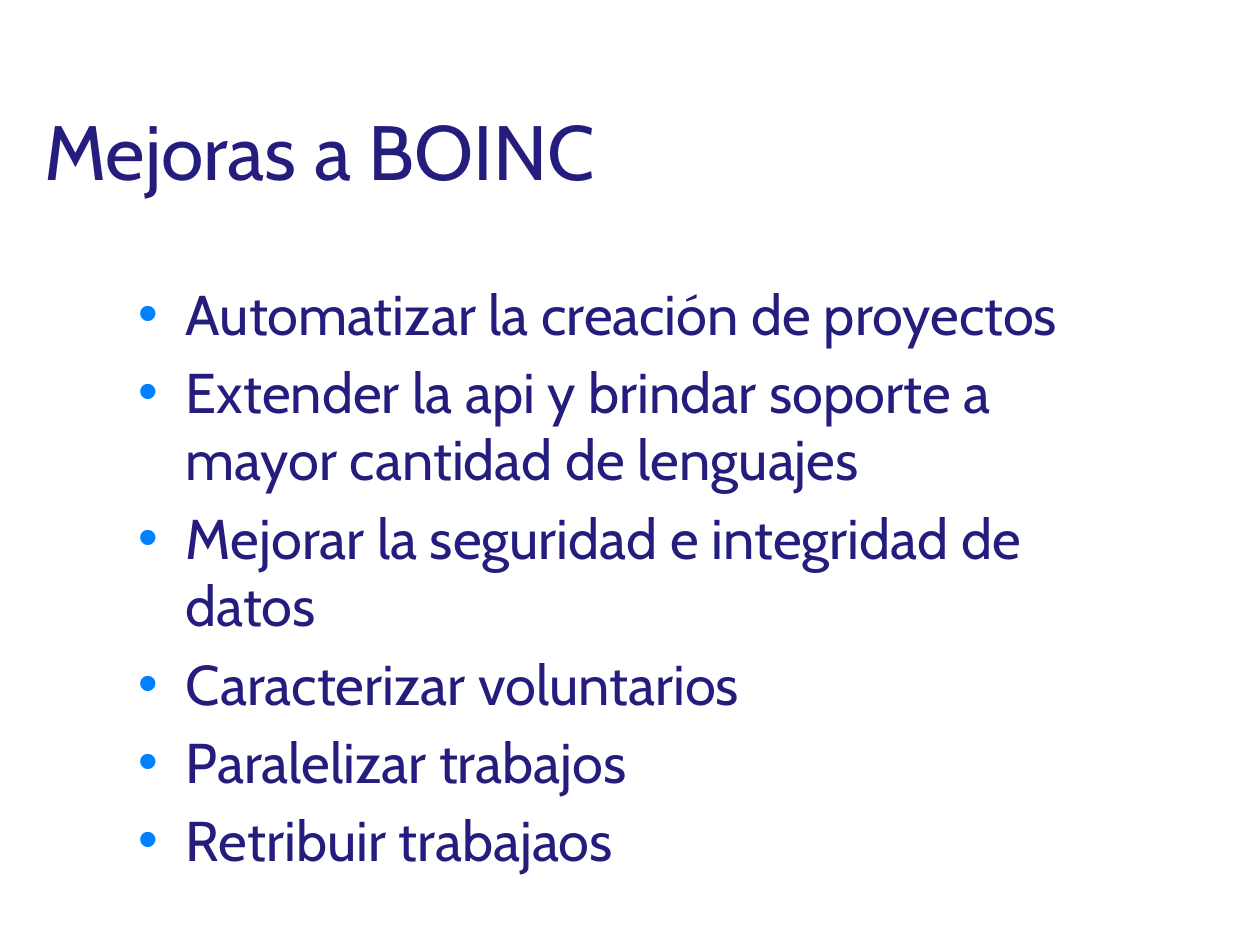
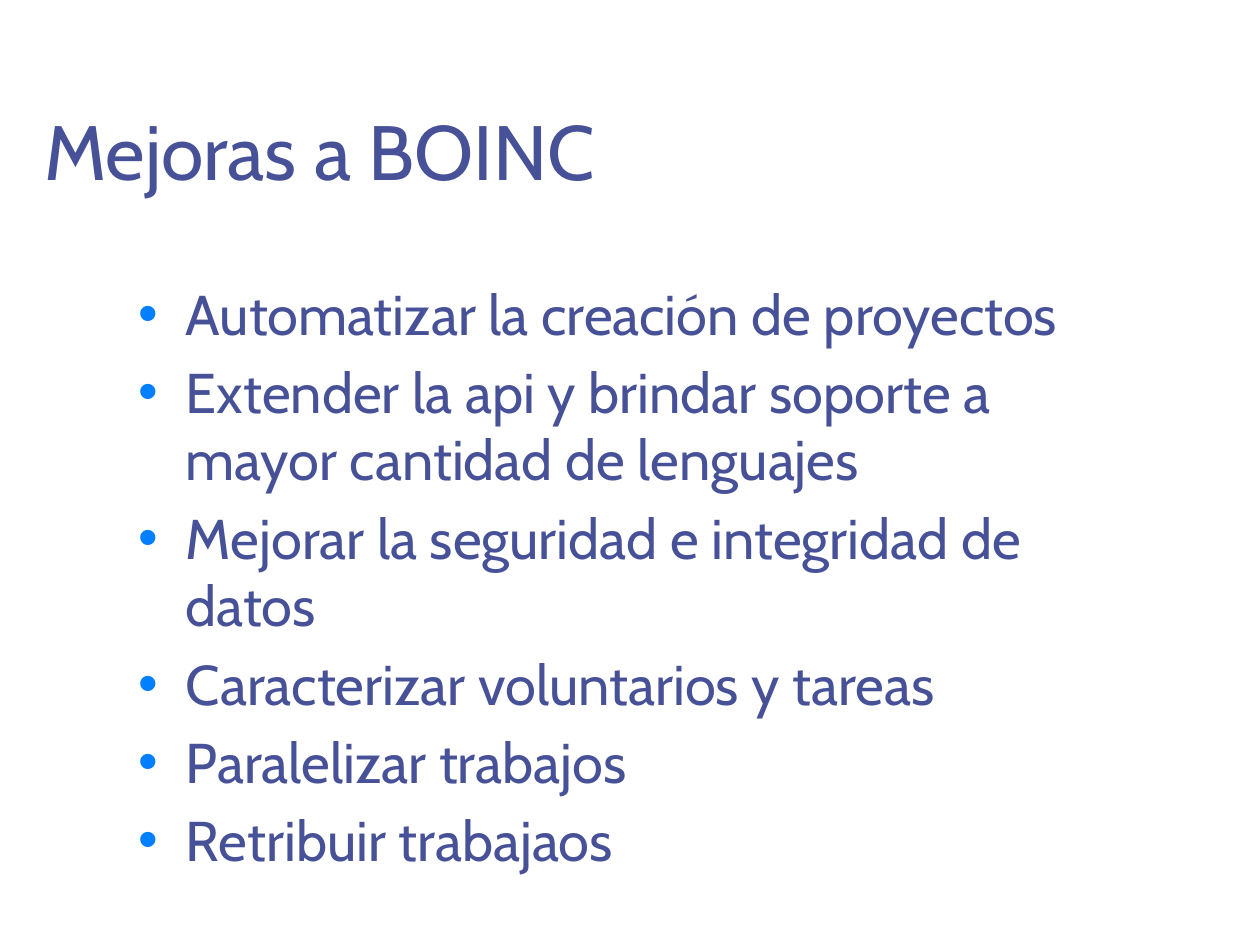
Before and after one commit to DesignJuggler/fasdkfjhasdlkjfhasldkjhfalsjdfasdf, a slide deck: slide 20 of TFI_Jorge_Sanchez_Presentacion.pptx (slide 27 before the commit). Drawn at 1260x945 pixels with LibreOffice and Linux fonts; fonts in the diff are those of the drawing; background and template pictures are left out. Boxes give left, top, right and bottom in pixels: in the first picture for what was removed or moved away, otherwise in the second. Text is boxed around its words. In the diff, an @@ line names an element or a change of style, - is before the commit and + after.

```diff
--- a/TFI_Jorge_Sanchez_Presentacion.pptx
+++ b/TFI_Jorge_Sanchez_Presentacion.pptx
@@ title "Mejoras a BOINC" at (x1=44, y1=125, x2=594, y2=198): text colour #241D7D to #475197 @@
@@ text at (x1=186, y1=293, x2=1057, y2=874): text colour #241D7D to #475197 in "Automatizar la creación de proyectos", "Extender la api y brindar soporte a ...", "Mejorar la seguridad e integridad de datos", "Paralelizar trabajos" and 1 more places @@
@@ text at (x1=186, y1=663, x2=935, y2=717): text changed; text colour #241D7D to #475197 @@
-• Caracterizar voluntarios
+• Caracterizar voluntarios y tareas
```
Also in this commit, not shown: 20 other slides changed, 4 slides added, 10 slides removed.
